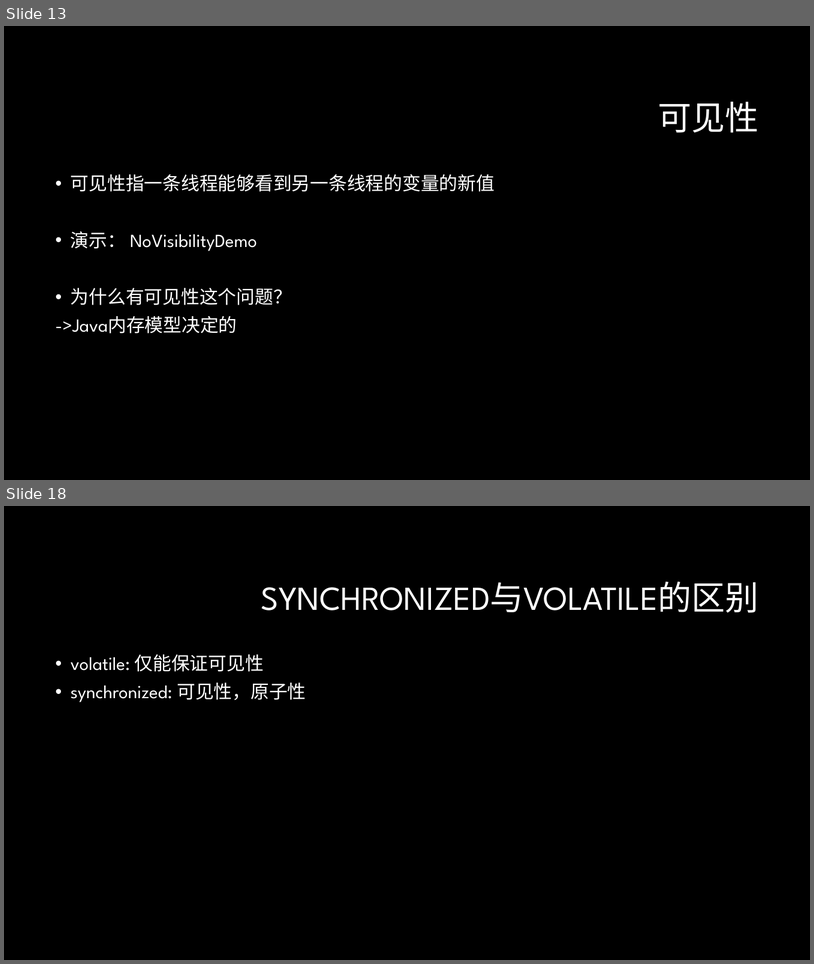
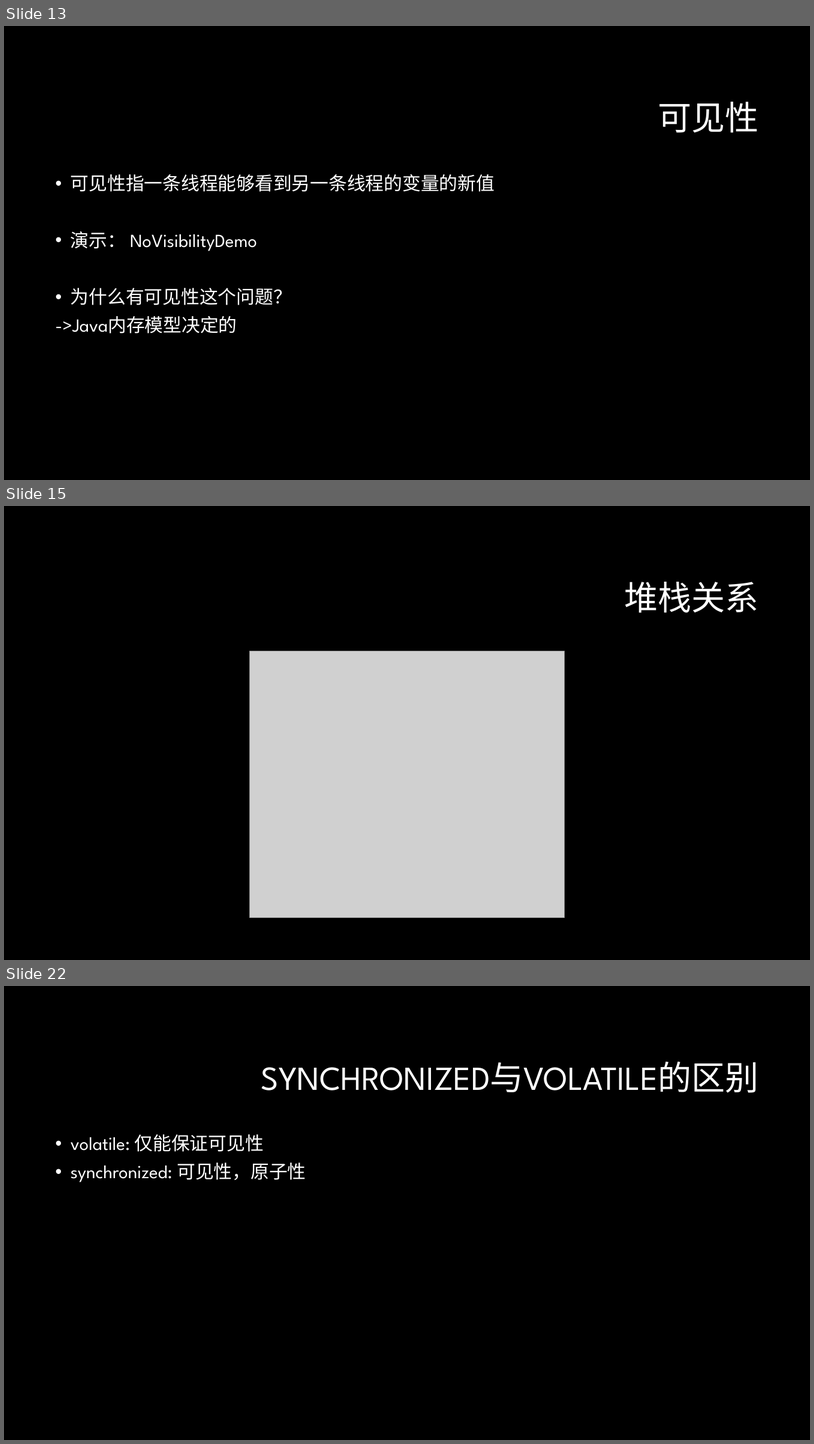
Before and after one commit to GerogeLeon/multithread_demo, a slide deck: JAVA并发编程.pptx. Shown one above the other, each under a label of ours: slides 13 and 18 before the commit, slides 13, 15 and 22 after it; the slides between them are not shown. The pictures are 814x964 and 814x1444 pixels, drawn with LibreOffice and Linux fonts; fonts in the diff are those of the drawing; grey boxes stand for pictures; background and template pictures are left out. Boxes give left, top, right and bottom in pixels: in the first picture for what was removed or moved away, otherwise in the second. Text is boxed around its words. In the diff, an @@ line names an element or a change of style, - is before the commit and + after.

```diff
--- a/JAVA并发编程.pptx
+++ b/JAVA并发编程.pptx
@@ slide 15 added at [4, 506, 810, 960], background #000000 @@
@@ title added at [624, 582, 759, 613], 40 pt, text #FFFFFF @@
+堆栈关系
@@ picture added at [249, 651, 564, 918] @@
@@ what was slide 18 is now slide 22 @@
```
Also in this commit, not shown: 7 slides changed, 4 other slides added, 4 other files.
